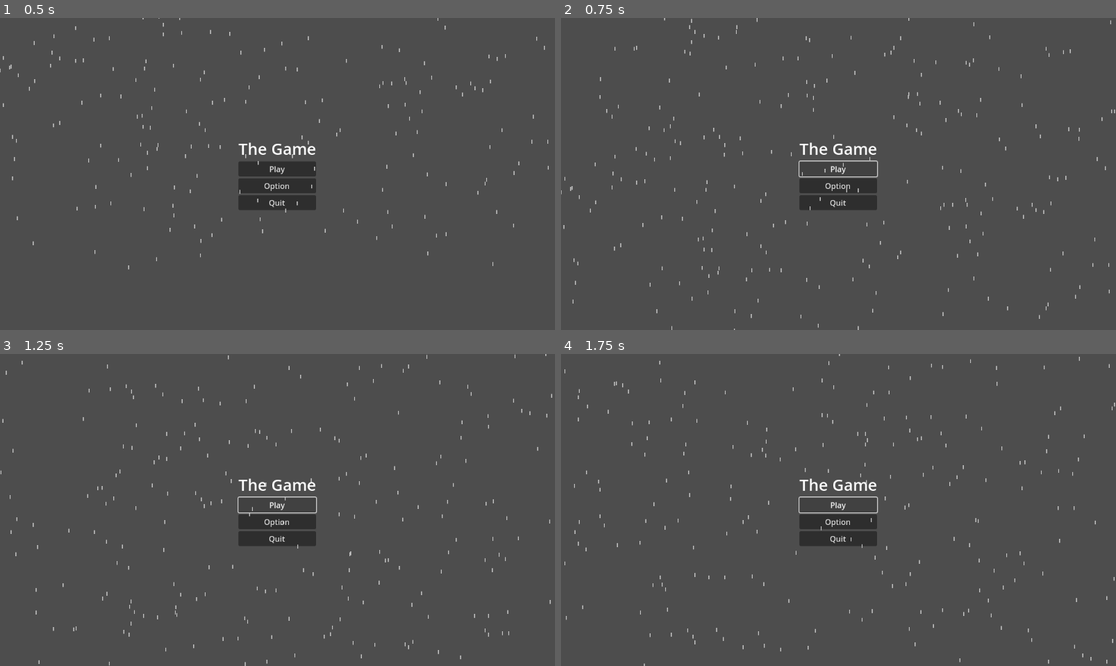
Above: before the commit, frames 1-4 (two rows, left to right).
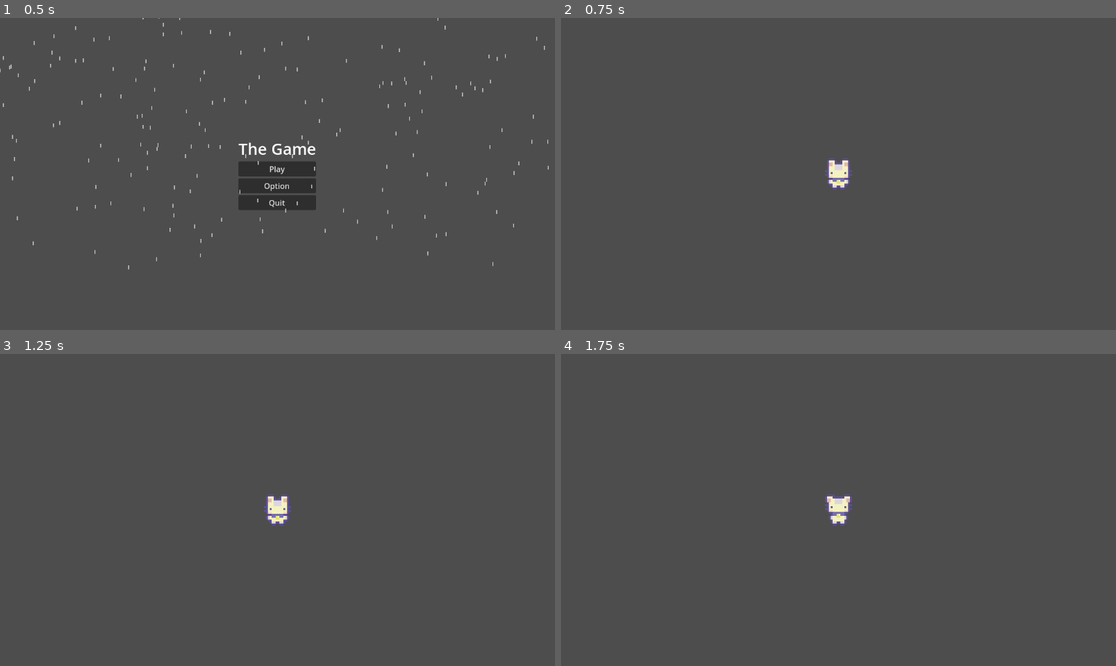
Above: after the commit, the same moments.

Repository: Sun-Cy/Projet3
Game: Godot game, scene res://main_menu.tscn
Two runs of this game, one before a commit and one after it. Both use one fixed random seed, a clock stepped at 60 frames per second and the inputs below.
Inputs (mouse positions are in pixels of both pictures, inside the frame that each line leads up to):
- Up to frame 1 (0.5 s): no input
- Up to frame 2 (0.75 s): click "Play" at 0.5 s
- Up to frame 3 (1.25 s): no input
- Up to frame 4 (1.75 s): click (838, 503) at 1.25 s, where only the run before the commit has a clickable "Play"

Frame 1 is identical in both runs. In frame 2, 2.5% of the frame differs, in the area x 0-100%, y 0-100%; in frame 3, 2.5%; in frame 4, 2.5%.

Commit message:
player controller and game scene

Diff:
--- a/main_menu.gd
+++ b/main_menu.gd
@@ -1,5 +1,6 @@
 extends Control
 
+const GAME_SCENE: PackedScene = preload("uid://b8q4k3g2kge6t")
 
 # Called when the node enters the scene tree for the first time.
 func _ready() -> void:
@@ -12,7 +13,7 @@
 
 
 func _on_play_pressed() -> void:
-	pass # Replace with function body.
+	get_tree().change_scene_to_packed(GAME_SCENE)
 
 
 func _on_option_pressed() -> void:
--- a/project.godot
+++ b/project.godot
@@ -15,6 +15,33 @@
 config/features=PackedStringArray("4.5", "Forward Plus")
 config/icon="res://icon.svg"
 
+[input]
+
+up={
+"deadzone": 0.2,
+"events": [Object(InputEventKey,"resource_local_to_scene":false,"resource_name":"","device":-1,"window_id":0,"alt_pressed":false,"shift_pressed":false,"ctrl_pressed":false,"meta_pressed":false,"pressed":false,"keycode":0,"physical_keycode":87,"key_label":0,"unicode":119,"location":0,"echo":false,"script":null)
+, Object(InputEventKey,"resource_local_to_scene":false,"resource_name":"","device":-1,"window_id":0,"alt_pressed":false,"shift_pressed":false,"ctrl_pressed":false,"meta_pressed":false,"pressed":false,"keycode":0,"physical_keycode":4194320,"key_label":0,"unicode":0,"location":0,"echo":false,"script":null)
+]
+}
+down={
+"deadzone": 0.2,
+"events": [Object(InputEventKey,"resource_local_to_scene":false,"resource_name":"","device":-1,"window_id":0,"alt_pressed":false,"shift_pressed":false,"ctrl_pressed":false,"meta_pressed":false,"pressed":false,"keycode":0,"physical_keycode":83,"key_label":0,"unicode":115,"location":0,"echo":false,"script":null)
+, Object(InputEventKey,"resource_local_to_scene":false,"resource_name":"","device":-1,"window_id":0,"alt_pressed":false,"shift_pressed":false,"ctrl_pressed":false,"meta_pressed":false,"pressed":false,"keycode":0,"physical_keycode":4194322,"key_label":0,"unicode":0,"location":0,"echo":false,"script":null)
+]
+}
+left={
+"deadzone": 0.2,
+"events": [Object(InputEventKey,"resource_local_to_scene":false,"resource_name":"","device":-1,"window_id":0,"alt_pressed":false,"shift_pressed":false,"ctrl_pressed":false,"meta_pressed":false,"pressed":false,"keycode":0,"physical_keycode":65,"key_label":0,"unicode":97,"location":0,"echo":false,"script":null)
+, Object(InputEventKey,"resource_local_to_scene":false,"resource_name":"","device":-1,"window_id":0,"alt_pressed":false,"shift_pressed":false,"ctrl_pressed":false,"meta_pressed":false,"pressed":false,"keycode":0,"physical_keycode":4194319,"key_label":0,"unicode":0,"location":0,"echo":false,"script":null)
+]
+}
+right={
+"deadzone": 0.2,
+"events": [Object(InputEventKey,"resource_local_to_scene":false,"resource_name":"","device":-1,"window_id":0,"alt_pressed":false,"shift_pressed":false,"ctrl_pressed":false,"meta_pressed":false,"pressed":false,"keycode":0,"physical_keycode":68,"key_label":0,"unicode":100,"location":0,"echo":false,"script":null)
+, Object(InputEventKey,"resource_local_to_scene":false,"resource_name":"","device":-1,"window_id":0,"alt_pressed":false,"shift_pressed":false,"ctrl_pressed":false,"meta_pressed":false,"pressed":false,"keycode":0,"physical_keycode":4194321,"key_label":0,"unicode":0,"location":0,"echo":false,"script":null)
+]
+}
+
 [rendering]
 
 textures/canvas_textures/default_texture_filter=0
--- a/scenes/game.tscn
+++ b/scenes/game.tscn
@@ -1,3 +1,11 @@
-[gd_scene format=3 uid="uid://b8q4k3g2kge6t"]
+[gd_scene load_steps=2 format=3 uid="uid://b8q4k3g2kge6t"]
+
+[ext_resource type="PackedScene" uid="uid://cfq0k4ct2jisj" path="res://scenes/player/player.tscn" id="1_uwrxv"]
 
 [node name="Game" type="Node2D"]
+
+[node name="Player" parent="." instance=ExtResource("1_uwrxv")]
+position = Vector2(126, 134)
+
+[node name="Camera2D" type="Camera2D" parent="Player"]
+zoom = Vector2(4, 4)
--- a/scenes/player/player.tscn
+++ b/scenes/player/player.tscn
@@ -1,6 +1,7 @@
-[gd_scene load_steps=5 format=3 uid="uid://cfq0k4ct2jisj"]
+[gd_scene load_steps=21 format=3 uid="uid://cfq0k4ct2jisj"]
 
 [ext_resource type="Texture2D" uid="uid://rhoeui6h2arh" path="res://asset/Characters/Basic Charakter Spritesheet.png" id="1_8afob"]
+[ext_resource type="Script" uid="uid://bbsbi62h33ti5" path="res://scenes/player/player_controller.gd" id="1_dovo2"]
 
 [sub_resource type="AtlasTexture" id="AtlasTexture_dovo2"]
 atlas = ExtResource("1_8afob")
@@ -9,6 +10,62 @@
 [sub_resource type="AtlasTexture" id="AtlasTexture_gmlin"]
 atlas = ExtResource("1_8afob")
 region = Rect2(48, 0, 48, 48)
+
+[sub_resource type="AtlasTexture" id="AtlasTexture_0owmy"]
+atlas = ExtResource("1_8afob")
+region = Rect2(0, 96, 48, 48)
+
+[sub_resource type="AtlasTexture" id="AtlasTexture_qek5x"]
+atlas = ExtResource("1_8afob")
+region = Rect2(48, 96, 48, 48)
+
+[sub_resource type="AtlasTexture" id="AtlasTexture_p47bc"]
+atlas = ExtResource("1_8afob")
+region = Rect2(0, 144, 48, 48)
+
+[sub_resource type="AtlasTexture" id="AtlasTexture_75vfm"]
+atlas = ExtResource("1_8afob")
+region = Rect2(48, 144, 48, 48)
+
+[sub_resource type="AtlasTexture" id="AtlasTexture_8afob"]
+atlas = ExtResource("1_8afob")
+region = Rect2(0, 48, 48, 48)
+
+[sub_resource type="AtlasTexture" id="AtlasTexture_lvxji"]
+atlas = ExtResource("1_8afob")
+region = Rect2(48, 48, 48, 48)
+
+[sub_resource type="AtlasTexture" id="AtlasTexture_je7p5"]
+atlas = ExtResource("1_8afob")
+region = Rect2(96, 0, 48, 48)
+
+[sub_resource type="AtlasTexture" id="AtlasTexture_fm80t"]
+atlas = ExtResource("1_8afob")
+region = Rect2(144, 0, 48, 48)
+
+[sub_resource type="AtlasTexture" id="AtlasTexture_fcs02"]
+atlas = ExtResource("1_8afob")
+region = Rect2(144, 96, 48, 48)
+
+[sub_resource type="AtlasTexture" id="AtlasTexture_myrg7"]
+atlas = ExtResource("1_8afob")
+region = Rect2(96, 96, 48, 48)
+
+[sub_resource type="AtlasTexture" id="AtlasTexture_gx1jg"]
+atlas = ExtResource("1_8afob")
+region = Rect2(96, 144, 48, 48)
+
+[sub_resource type="AtlasTexture" id="AtlasTexture_ugbui"]
+atlas = ExtResource("1_8afob")
+region = Rect2(144, 144, 48, 48)
+
+[sub_resource type="AtlasTexture" id="AtlasTexture_5gtgg"]
+atlas = ExtResource("1_8afob")
+region = Rect2(96, 48, 48, 48)
+
+[sub_resource type="AtlasTexture" id="AtlasTexture_h17s1"]
+atlas = ExtResource("1_8afob")
+region = Rect2(144, 48, 48, 48)
 
 [sub_resource type="SpriteFrames" id="SpriteFrames_lvxji"]
 animations = [{
@@ -20,13 +77,96 @@
 "texture": SubResource("AtlasTexture_gmlin")
 }],
 "loop": true,
-"name": &"idle_front",
+"name": &"idle_down",
 "speed": 3.0
+}, {
+"frames": [{
+"duration": 1.0,
+"texture": SubResource("AtlasTexture_0owmy")
+}, {
+"duration": 1.0,
+"texture": SubResource("AtlasTexture_qek5x")
+}],
+"loop": true,
+"name": &"idle_left",
+"speed": 3.0
+}, {
+"frames": [{
+"duration": 1.0,
+"texture": SubResource("AtlasTexture_p47bc")
+}, {
+"duration": 1.0,
+"texture": SubResource("AtlasTexture_75vfm")
+}],
+"loop": true,
+"name": &"idle_right",
+"speed": 3.0
+}, {
+"frames": [{
+"duration": 1.0,
+"texture": SubResource("AtlasTexture_8afob")
+}, {
+"duration": 1.0,
+"texture": SubResource("AtlasTexture_lvxji")
+}],
+"loop": true,
+"name": &"idle_up",
+"speed": 3.0
+}, {
+"frames": [{
+"duration": 1.0,
+"texture": SubResource("AtlasTexture_je7p5")
+}, {
+"duration": 1.0,
+"texture": SubResource("AtlasTexture_fm80t")
+}],
+"loop": true,
+"name": &"moving_down",
+"speed": 4.0
+}, {
+"frames": [{
+"duration": 1.0,
+"texture": SubResource("AtlasTexture_fcs02")
+}, {
+"duration": 1.0,
+"texture": SubResource("AtlasTexture_myrg7")
+}],
+"loop": true,
+"name": &"moving_left",
+"speed": 4.0
+}, {
+"frames": [{
+"duration": 1.0,
+"texture": SubResource("AtlasTexture_gx1jg")
+}, {
+"duration": 1.0,
+"texture": SubResource("AtlasTexture_ugbui")
+}],
+"loop": true,
+"name": &"moving_right",
+"speed": 4.0
+}, {
+"frames": [{
+"duration": 1.0,
+"texture": SubResource("AtlasTexture_5gtgg")
+}, {
+"duration": 1.0,
+"texture": SubResource("AtlasTexture_h17s1")
+}],
+"loop": true,
+"name": &"moving_up",
+"speed": 4.0
 }]
 
+[sub_resource type="RectangleShape2D" id="RectangleShape2D_8afob"]
+size = Vector2(12, 16)
+
 [node name="Player" type="CharacterBody2D"]
+script = ExtResource("1_dovo2")
 
 [node name="AnimatedSprite2D" type="AnimatedSprite2D" parent="."]
 sprite_frames = SubResource("SpriteFrames_lvxji")
-animation = &"idle_front"
-frame_progress = 0.96010834
+animation = &"idle_up"
+
+[node name="CollisionShape2D" type="CollisionShape2D" parent="."]
+shape = SubResource("RectangleShape2D_8afob")
--- /dev/null
+++ b/scenes/player/player_controller.gd
@@ -0,0 +1,33 @@
+extends CharacterBody2D
+
+@onready var animated_sprite: AnimatedSprite2D = $AnimatedSprite2D
+
+const SPEED = 300.0
+
+var current_direction = "down"
+var is_moving = false
+
+
+func _physics_process(delta: float) -> void:
+	var direction := Input.get_vector("left", "right", "up", "down").normalized()
+
+	if direction:
+		velocity = direction * SPEED
+	else:
+		velocity.x = move_toward(velocity.x, 0, SPEED)
+		velocity.y = move_toward(velocity.y, 0, SPEED)
+
+	is_moving = velocity != Vector2.ZERO
+
+	if velocity.x != 0:
+		current_direction = "right" if velocity.x > 0 else "left"
+	elif velocity.y != 0:
+		current_direction = "down" if velocity.y > 0 else "up"
+	update_animation()
+
+
+	move_and_slide()
+
+func update_animation():
+	var animation_key = "moving" if is_moving else "idle"
+	animated_sprite.play(animation_key + "_" + current_direction);
Not shown, added: scenes/player/player_controller.gd.uid
